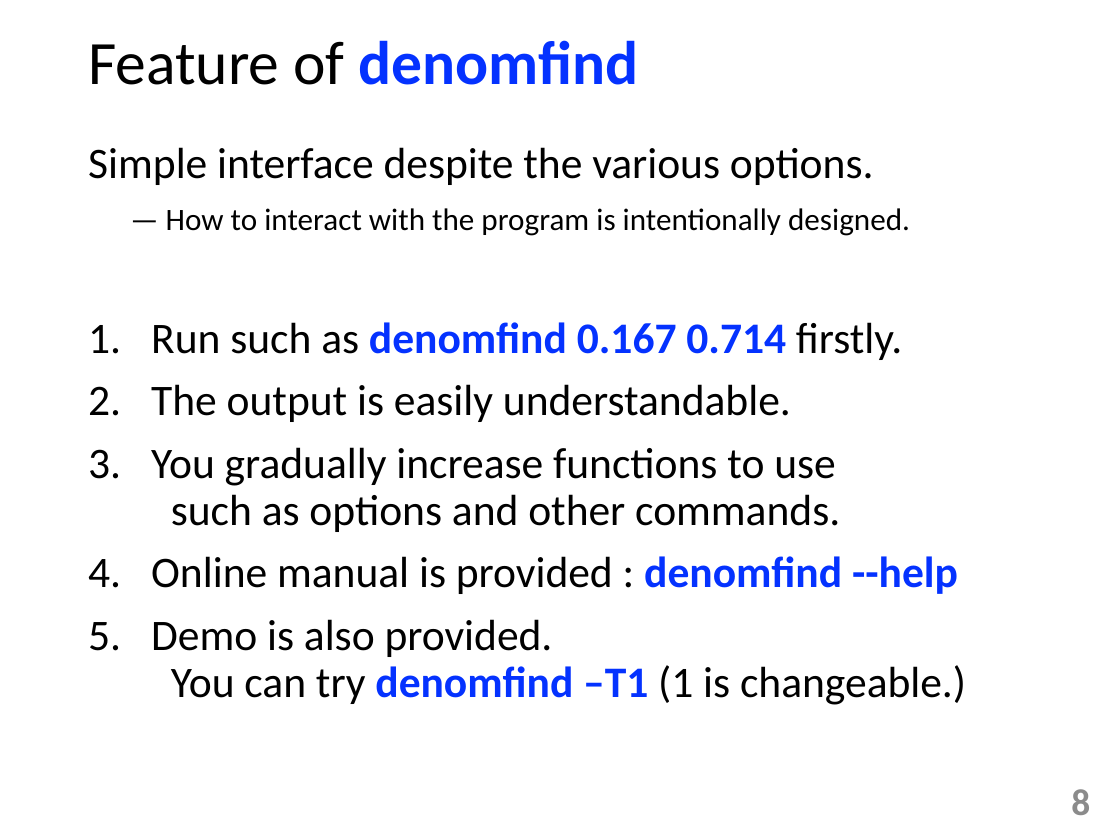
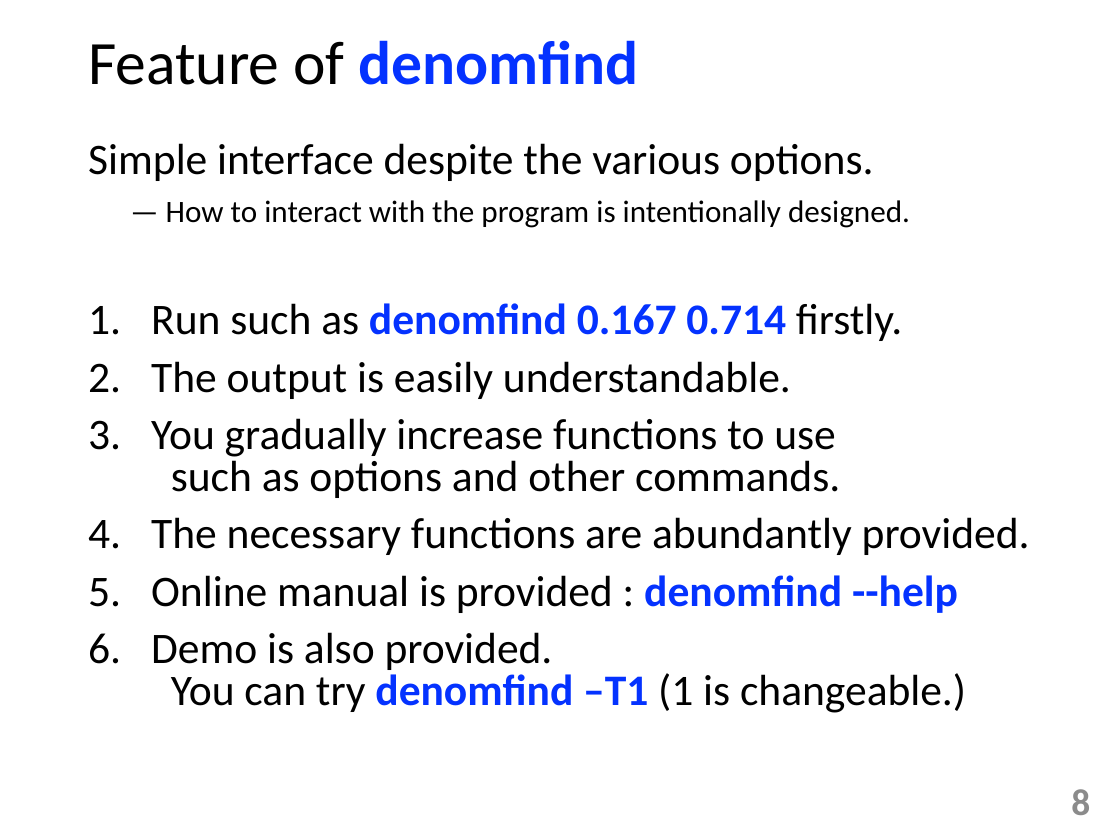
Before and after one commit to tulamili/App-denomfind, a slide deck: slide 8 of docs2/manipulation221022sat.pptx. Drawn at 1120x840 pixels with LibreOffice and Linux fonts; fonts in the diff are those of the drawing. Boxes give left, top, right and bottom in pixels: in the first picture for what was removed or moved away, otherwise in the second. Text is boxed around its words. In the diff, an @@ line names an element or a change of style, - is before the commit and + after.

```diff
--- a/docs2/manipulation221022sat.pptx
+++ b/docs2/manipulation221022sat.pptx
@@ text at bbox=[88, 143, 966, 713]: line spacing 0.9 to 0.8 @@
@@ text at bbox=[151, 517, 1030, 555]: paragraph added @@
+4. The necessary functions are abundantly provided.
```
Also in this commit, not shown: 1 other file.
